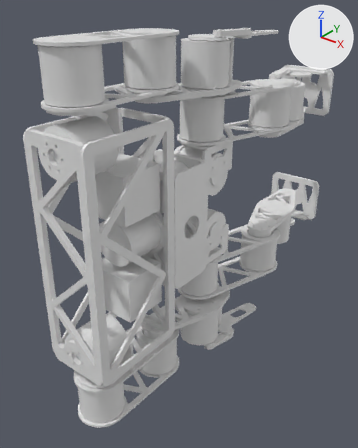
The glTF model quad00/out/assembly/quad-humanoid_tiny.glb: old version first, new version second.
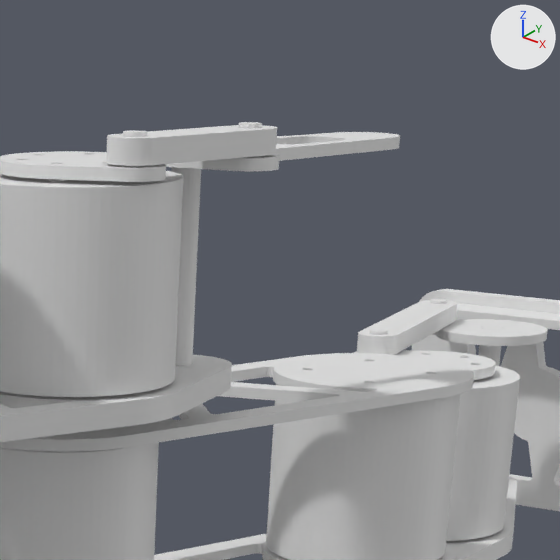
The first picture shows the older version from a 50 mm camera at (376.0, -841.0, 271.0) aimed at (-29.0, -335.0, -43.0). The close-ups show the older and then the newer version on the part from 53% to 88% of the width and 0% to 28% of the height of that picture. Only the edits that show in the close-ups are written down. The axes (+X, +Y, +Z) are drawn at upper right. The lights are the same throughout. Where no turn or scale is listed for an object, it has been applied to the vertices. Vertices at exactly the same position are counted once.

Objects in the first close-up: 'crank-wrist.al', 'foot.ll', 'hand.al', 'link-ankle.ll', 'link-wrist.al', 'pivot-wrist.al', 'rs00-ankle.ll', 'rs00-hip.ll', 'rs00-knee.ll', 'rs00-wrist.al', 'shin.al', 'thigh-outer.ll' and 4 more.
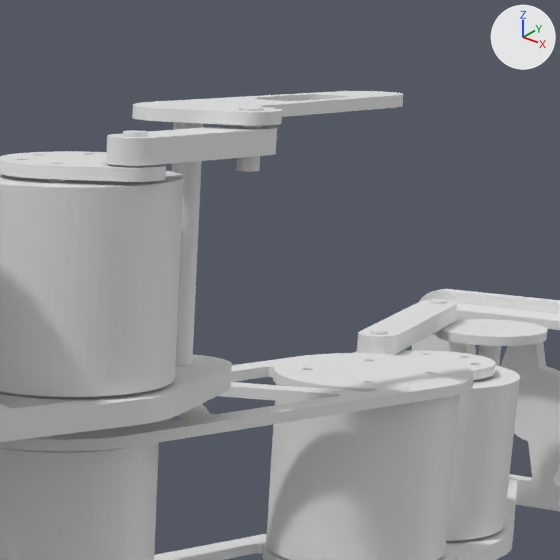
Location of each change, [x1, y1, x2, y2] in pixels of the close-ups (560 x 560 px; the box of a moved part takes in the faces that stretch with it):
'hand.al', moved: before [165, 132, 400, 171]; after [132, 91, 403, 126]
'pivot-wrist.al', reshaped: before [171, 167, 201, 366]; after [171, 104, 203, 366]
part 1 of me_link_wrist_none, moved or reshaped: before [239, 122, 262, 172]; after [236, 107, 263, 172]

What the commit changed:
me_link_wrist_none is used by ob_link_wrist_al; location (0.0, -529.9, 166.3); rotation (0.0, 0.0, -1.571), in degrees (0, 0, -90).
me_link_wrist_none had 680 vertices, 1356 faces and spanned x -229.6..-175.3, y 32.1..54.7, z 46.3..57.9.
me_link_wrist_none now has 680 vertices, 1356 faces and spans x -229.6..-175.3, y 32.1..54.7, z 46.3..61.6.
me_link_wrist_none part 1: all 25 vertices in x -225.6..-219.6, y 44.7..50.7, z 57.9 are moved by (0.0, 0.0, 3.7).
me_pivot_wrist_none is used by ob_pivot_wrist_al; location (0.0, -529.9, 166.3); rotation (0.0, 0.0, -1.571), in degrees (0, 0, -90).
me_pivot_wrist_none had 50 vertices, 96 faces and spanned x -231.3..-223.3, y 21.4..29.4, z -13.6..50.0.
me_pivot_wrist_none now has 50 vertices, 96 faces and spans x -231.3..-223.3, y 21.4..29.4, z -13.6..61.1.
me_pivot_wrist_none part 2: the whole mesh is multiplied about its middle by the matrix ((1.0, 0.0, 0.0), (0.0, 1.0, 0.0), (0.0, 0.0, 1.175)), then moved by (0.0, 0.0, 5.5).
me_hand_none is used by ob_hand_al; location (0.0, -529.9, 166.3); rotation (0.0, 0.0, -1.571), in degrees (0, 0, -90).
me_hand_none had 692 vertices, 1392 faces and spanned x -306.8..-212.3, y 10.4..55.7, z 46.8..50.0.
me_hand_none now has 692 vertices, 1392 faces and spans x -306.8..-212.3, y 10.4..55.7, z 57.9..61.1.
me_hand_none part 3: the whole mesh is moved by (0.0, 0.0, 11.1).
